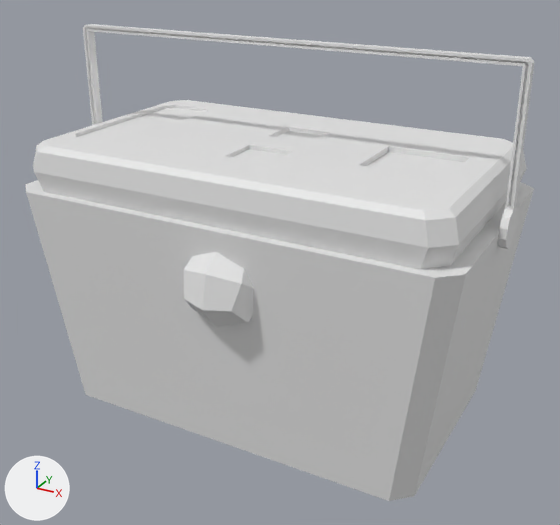
The Blender file Blend/Casa/HouseGeladeira2.blend as it was, and as the next commit left it.
One viewpoint serves both versions: a 50 mm lens placed at (1.145, -2.14, 1.603), pointed at (-0.033, 0.0, 0.533). Lighting does not change. The marker at lower left points along +X, +Y and +Z.

The first picture shows 'BaseCat', 'HouseGeladeira2'.
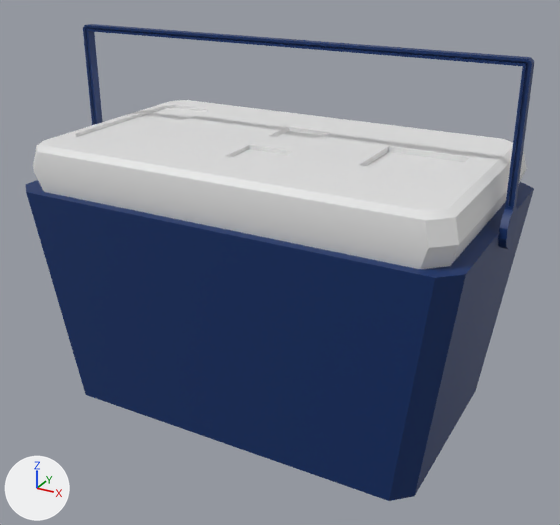
Changed parts and their boxes [x1, y1, x2, y2] in the pictures (560 x 525 px):
'HouseGeladeira2', recoloured, surface changed (grey to blue): [25, 24, 534, 501] in both
'BaseCat', hidden: before [184, 252, 253, 327]

The change, as a list of edits to the scene's bpy script:
```text
Add img_texhousegeladeira2:
    img_texhousegeladeira2 = load_image('TexHouseGeladeira2', '../../Textures/TexHouseGeladeira2.png', 1024, 1024, 'sRGB')
Add mat_mathousegeladeira2:
    mat_mathousegeladeira2 = bpy.data.materials.new('MatHouseGeladeira2')
    # uses the picture img_texhousegeladeira2
Change me_housegeladeira2:
    where me_housegeladeira2.from_pydata(...)  # 252 vertices, 280 faces; spans x -0.81..0.72, y -0.44..0.44, z 0.01..1.28
    used by ob_housegeladeira2; location = (0.0, 0.0, 0.0)
    me_housegeladeira2 part 1: texture (UV) coordinates of 280 of 280 faces, centred in x -0.81..0.72, y -0.43..0.43, z 0.01..1.28, changed; they spanned u 0.0..1.0, v 0.0..1.0 and now span u 0.0..0.94, v 0.0..1.0
    add me_housegeladeira2.materials.append(mat_mathousegeladeira2)
Change ob_basecat:
    add ob_basecat.hide_set(True)
```
